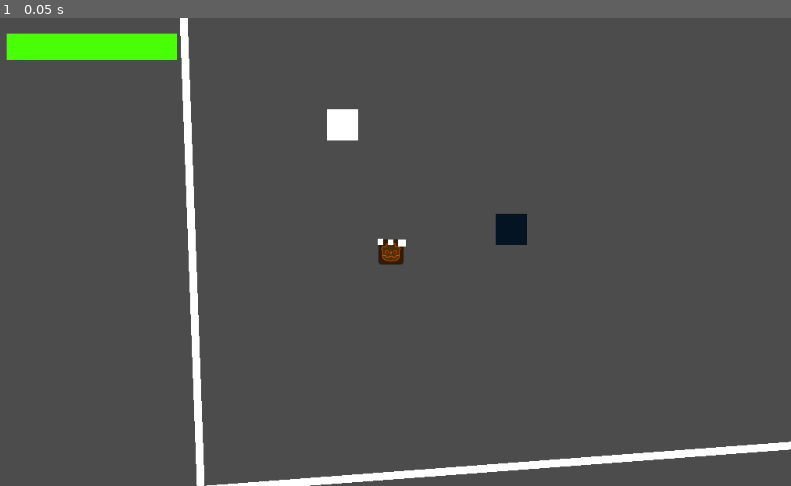
Above: before the commit, frame 1.
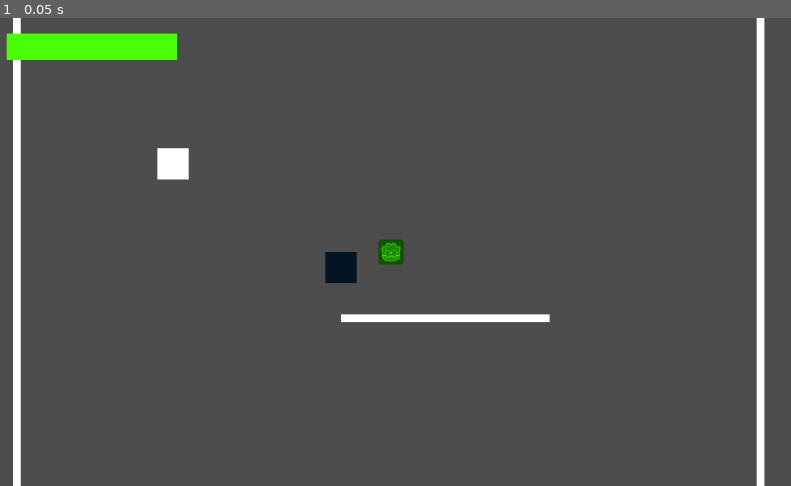
Above: after the commit, the same moment.

Repository: ShirleyNekoDev/GameJam-PortalBrawler
Game: Godot game, scene res://game/game.tscn
The game is run twice, just before and just after one commit, with the same random seed, the same clock (stepped at 60 frames per second) and the same inputs.
Inputs:
- Up to frame 1 (0.05 s): no input

The runs differ from the first frame. In frame 1, 6.0% of the frame differs, in the area x 1-100%, y 0-100%.

Commit message:
working on movement

Diff:
--- a/game/game.tscn
+++ b/game/game.tscn
@@ -41,8 +41,8 @@
 position = Vector2( 436.444, 270.096 )
 
 [node name="StaticBody2D" type="StaticBody2D" parent="."]
-position = Vector2( 453.054, 573.523 )
-rotation = 1.49577
+position = Vector2( 435.436, 570.586 )
+rotation = 1.5708
 scale = Vector2( 0.497915, 44.0733 )
 collision_layer = 3
 
@@ -53,9 +53,44 @@
 scale = Vector2( 20, 20 )
 mesh = SubResource( 3 )
 
+[node name="StaticBody2D5" type="StaticBody2D" parent="."]
+position = Vector2( 569.849, 334.876 )
+rotation = 1.5708
+scale = Vector2( 0.497915, 13.3533 )
+
+[node name="CollisionShape2D" type="CollisionShape2D" parent="StaticBody2D5"]
+shape = SubResource( 2 )
+
+[node name="MeshInstance2D" type="MeshInstance2D" parent="StaticBody2D5"]
+scale = Vector2( 20, 20 )
+mesh = SubResource( 3 )
+
+[node name="StaticBody2D6" type="StaticBody2D" parent="."]
+position = Vector2( 154.921, -78.104 )
+rotation = 1.5708
+scale = Vector2( 0.497915, 13.3533 )
+
+[node name="CollisionShape2D" type="CollisionShape2D" parent="StaticBody2D6"]
+shape = SubResource( 2 )
+
+[node name="MeshInstance2D" type="MeshInstance2D" parent="StaticBody2D6"]
+scale = Vector2( 20, 20 )
+mesh = SubResource( 3 )
+
+[node name="StaticBody2D4" type="StaticBody2D" parent="."]
+position = Vector2( 8980.48, -130.553 )
+rotation = 1.5708
+scale = Vector2( 1, 800 )
+
+[node name="CollisionShape2D" type="CollisionShape2D" parent="StaticBody2D4"]
+shape = SubResource( 2 )
+
+[node name="MeshInstance2D" type="MeshInstance2D" parent="StaticBody2D4"]
+scale = Vector2( 20, 20 )
+mesh = SubResource( 3 )
+
 [node name="StaticBody2D2" type="StaticBody2D" parent="."]
-position = Vector2( 994.106, 407.207 )
-rotation = -0.036454
+position = Vector2( 972.679, 276.69 )
 scale = Vector2( 0.497915, 44.0733 )
 collision_layer = 3
 
@@ -67,8 +102,7 @@
 mesh = SubResource( 3 )
 
 [node name="StaticBody2D3" type="StaticBody2D" parent="."]
-position = Vector2( 30.9485, 378.786 )
-rotation = -0.036454
+position = Vector2( 21.2086, 363.202 )
 scale = Vector2( 0.497915, 44.0733 )
 collision_layer = 3
 
--- a/player/player.gd
+++ b/player/player.gd
@@ -1,5 +1,7 @@
 extends KinematicBody2D
 class_name Player
+
+const spawn = Vector2(500, 250)
 
 var id
 var color: Color setget set_color
@@ -11,7 +13,7 @@
 	rset_config("position", MultiplayerAPI.RPC_MODE_REMOTESYNC)
 	set_process(true)
 	randomize()
-	position = Vector2(rand_range(0, get_viewport_rect().size.x), rand_range(0, get_viewport_rect().size.y))
+	position = spawn
 
 
 	# pick our color, even though this will be called on all clients, everyone
@@ -37,63 +39,122 @@
 
 		do_movement(delta)
 
-const gravity_acceleration = 20
+const gravity_acceleration = 2000
+const max_speed = 1000
+const speed = 350
+const air_acceleration = 200
+const wall_jump_speed = 200
+const wall_sliding_speed = 150
+const jump_power = -700
+
 var velocity = Vector2(0, 0)
-const max_speed = 200
 var jump_allowed = false
-const jump_power = 1400
+var want_to_jump = false
+var dropping = false
 
 var time_since_contact = 0
 const jump_grace_period_in_seconds = 0.1
 
-enum {
-	MOVE_LEFT,
-	MOVE_RIGHT,
-	MOVE_NOT
+enum Move {
+	LEFT,
+	RIGHT,
+	DROP,
+	NOT
 }
 
 func do_movement(delta):
 	time_since_contact += delta
-
 	jump_allowed = false
-	var move = MOVE_NOT
+#
+	var move = Move.NOT
 	if Input.is_action_pressed("action_left"):
-		move = MOVE_LEFT
+		move = Move.LEFT
 	if Input.is_action_pressed("action_right"):
-		move = MOVE_RIGHT
+		move = Move.RIGHT
 	if Input.is_action_pressed("action_left") && Input.is_action_pressed("action_right"):
-		move = MOVE_NOT
+		move = Move.NOT
+	if Input.is_action_just_pressed("action_down"):
+		move = Move.DROP
 
 	var jump = Input.is_action_just_pressed("action_jump")
+	want_to_jump = want_to_jump || jump
 
-	if move == MOVE_LEFT:
-		velocity.x = -max_speed
-	elif move == MOVE_RIGHT:
-		velocity.x = max_speed
-	elif move == MOVE_NOT:
+	if move == Move.LEFT && !dropping:
+		if is_on_floor():
+			velocity.x = min(velocity.x, -speed)
+		else:
+			velocity.x = min(0, velocity.x - air_acceleration * delta)
+	elif move == Move.RIGHT && !dropping:
+		if is_on_floor():
+			velocity.x = max(velocity.x, speed)
+		else:
+			velocity.x = max(0, velocity.x + air_acceleration * delta)
+	elif move == Move.NOT:
+		if is_on_floor():
+			velocity.x = 0
+	elif move == Move.DROP && !is_on_floor():
 		velocity.x = 0
+		velocity.y -= jump_power
+		dropping = true
 
 	if is_on_floor():
 		velocity.y = 0
 		time_since_contact = 0
+		dropping = false
+		if abs(velocity.x) > speed:
+			var slowing = (abs(velocity.x) - speed) * 2 * delta
+			print(velocity.x, " ", speed, " ", slowing)
+			velocity.x -= slowing
 	else:
-		velocity = velocity + Vector2(0, gravity_acceleration)
-
-	if is_on_wall():
-		time_since_contact = 0
+		# gravity
+		velocity.y += gravity_acceleration * delta
 
 	if time_since_contact < jump_grace_period_in_seconds:
 		jump_allowed = true
 
-	if jump && jump_allowed:
-		velocity.y -= jump_power
+	if is_on_ceiling():
+		velocity.y = max(0, velocity.y)
+
+	if is_on_wall():
+		time_since_contact = 0
+		if !dropping:
+			velocity.y = wall_sliding_speed
+			if jump:
+				var side = get_colliding_wall()
+				if side == Wall.LEFT:
+					velocity.x = wall_jump_speed
+					print("left wall -> ", velocity)
+				else:
+					velocity.x = -wall_jump_speed
+					print("right wall -> ", velocity)
+				velocity.y += jump_power
+	elif want_to_jump && jump_allowed:
+		velocity.y += jump_power
+		want_to_jump = false
 		time_since_contact = jump_grace_period_in_seconds
 
 	$Camera2D/is_jump_allowed.color = Color.red if jump_allowed else Color.white
-	$Camera2D/is_on_ground.color = Color.red if time_since_contact < jump_grace_period_in_seconds else Color.white
+	$Camera2D/is_drop_allowed.color = Color.red if dropping else Color.white
+	$Camera2D/is_touching.color = Color.red if time_since_contact < jump_grace_period_in_seconds else Color.white
+
+	if velocity.length() > max_speed:
+		velocity = velocity.normalized() * max_speed
 
 	move_and_slide(velocity, Vector2(0, -1))
 	rset_unreliable("position", position)
+
+enum Wall {
+	LEFT,
+	RIGHT
+}
+
+func get_colliding_wall():
+	for i in range(get_slide_count()):
+		var collision = get_slide_collision(i)
+		if collision.normal.x > 0:
+			return Wall.LEFT
+		elif collision.normal.x < 0:
+			return Wall.RIGHT
 
 func set_color(_color: Color):
 	color = _color
@@ -124,11 +185,10 @@
 			pass
 
 remotesync func die_and_respawn(player: Player):
-	print("Dieeee")
 	if (player == self):
-		print("Die")
+		print("Player died")
 		health = 1.0
-		position = Vector2(100, 0)
+		position = spawn
 		velocity = Vector2(0, 0)
 		rset_unreliable("position", position)
 
--- a/player/player.tscn
+++ b/player/player.tscn
@@ -22,6 +22,7 @@
 current = true
 
 [node name="is_jump_allowed" type="ColorRect" parent="Camera2D"]
+visible = false
 margin_left = 17.9917
 margin_top = -32.8991
 margin_right = 38.9917
@@ -30,7 +31,8 @@
 "_edit_use_anchors_": false
 }
 
-[node name="is_on_ground" type="ColorRect" parent="Camera2D"]
+[node name="is_touching" type="ColorRect" parent="Camera2D"]
+visible = false
 margin_left = -6.81115
 margin_top = -33.4132
 margin_right = 6.18885
@@ -39,7 +41,8 @@
 "_edit_use_anchors_": false
 }
 
-[node name="is_on_wall" type="ColorRect" parent="Camera2D"]
+[node name="is_drop_allowed" type="ColorRect" parent="Camera2D"]
+visible = false
 margin_left = -34.0926
 margin_top = -33.8627
 margin_right = -19.0926
@@ -47,3 +50,17 @@
 __meta__ = {
 "_edit_use_anchors_": false
 }
+
+[node name="name" type="Label" parent="."]
+visible = false
+margin_left = -19.6842
+margin_top = -2.10535
+margin_right = 32.3158
+margin_bottom = 11.8947
+grow_horizontal = 2
+text = "<name>"
+align = 1
+valign = 2
+__meta__ = {
+"_edit_use_anchors_": false
+}
--- a/project.godot
+++ b/project.godot
@@ -53,6 +53,12 @@
 , Object(InputEventKey,"resource_local_to_scene":false,"resource_name":"","device":0,"alt":false,"shift":false,"control":false,"meta":false,"command":false,"pressed":false,"scancode":16777233,"unicode":0,"echo":false,"script":null)
  ]
 }
+action_down={
+"deadzone": 0.5,
+"events": [ Object(InputEventKey,"resource_local_to_scene":false,"resource_name":"","device":0,"alt":false,"shift":false,"control":false,"meta":false,"command":false,"pressed":false,"scancode":83,"unicode":0,"echo":false,"script":null)
+, Object(InputEventKey,"resource_local_to_scene":false,"resource_name":"","device":0,"alt":false,"shift":false,"control":false,"meta":false,"command":false,"pressed":false,"scancode":16777234,"unicode":0,"echo":false,"script":null)
+ ]
+}
 
 [physics]
 
